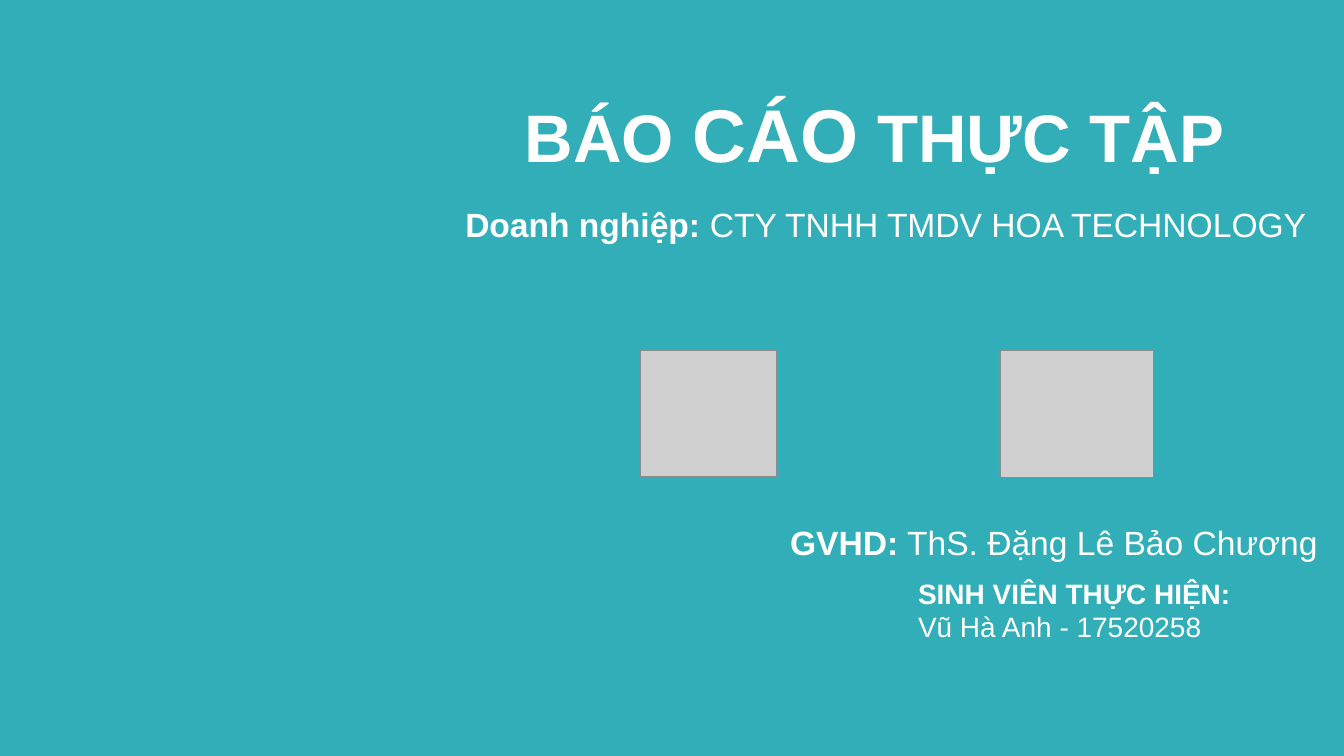
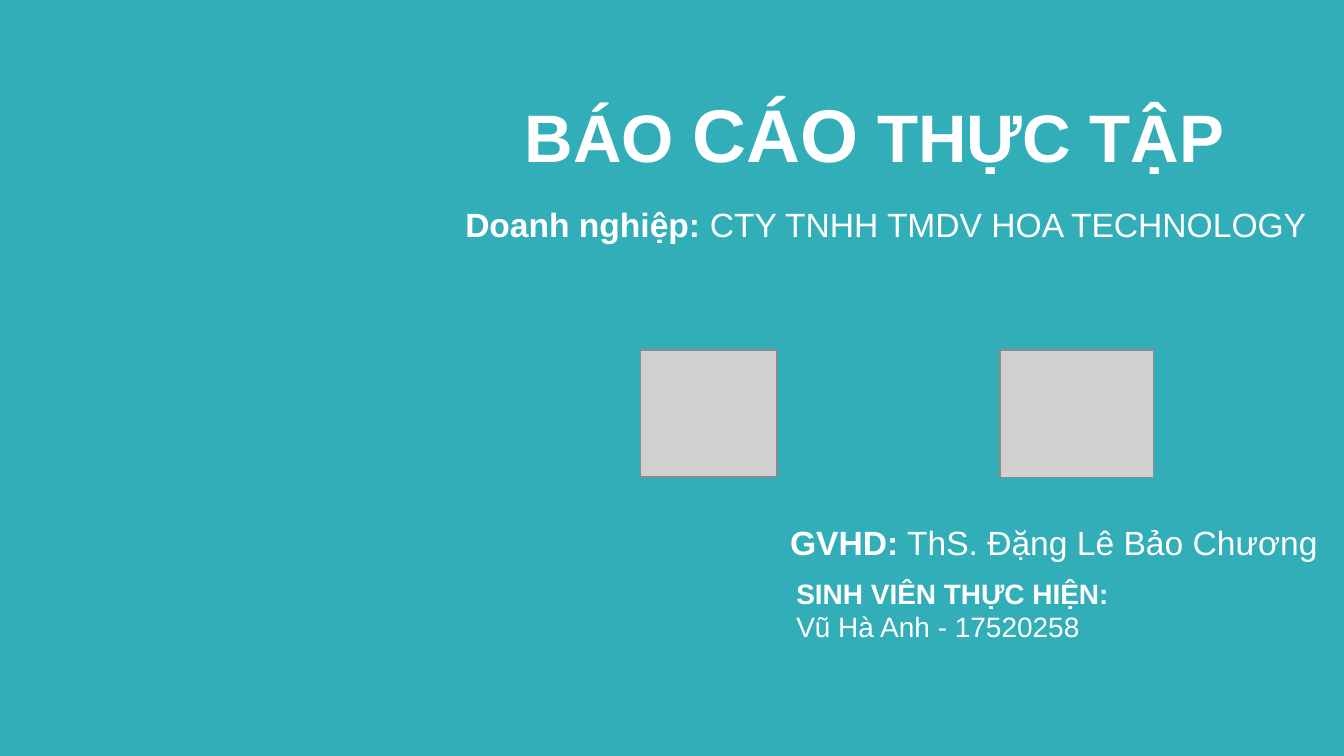
Before and after one commit to haanhvu010799/BaoCaoMonHoc, a slide deck: slide 1 of Thực Tập/BAOCAOTHUCTAP.pptx. Drawn at 1344x756 pixels with LibreOffice and Linux fonts; fonts in the diff are those of the drawing; grey boxes stand for pictures; background and template pictures are left out. Boxes give left, top, right and bottom in pixels: in the first picture for what was removed or moved away, otherwise in the second. Text is boxed around its words. In the diff, an @@ line names an element or a change of style, - is before the commit and + after.

```diff
--- a/Thực Tập/BAOCAOTHUCTAP.pptx
+++ b/Thực Tập/BAOCAOTHUCTAP.pptx
@@ text "SINH VIÊN THỰC HIỆN:": place and size @@
-text "SINH VIÊN THỰC HIỆN:" at <box>918,582,1230,638</box>
+text "SINH VIÊN THỰC HIỆN:" at <box>796,582,1108,638</box>
```
Also in this commit, not shown: 3 other slides changed, 1 other file.
